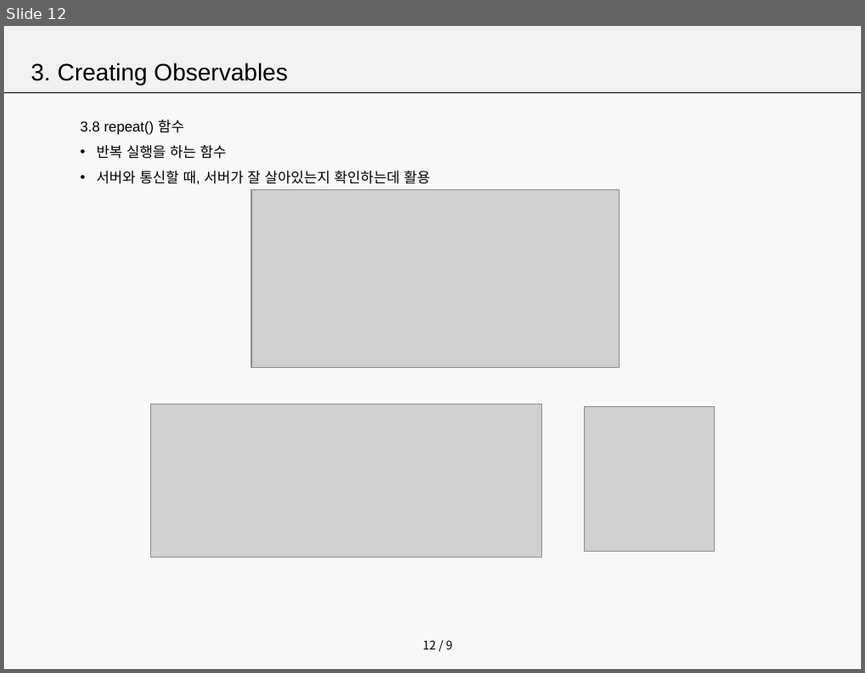
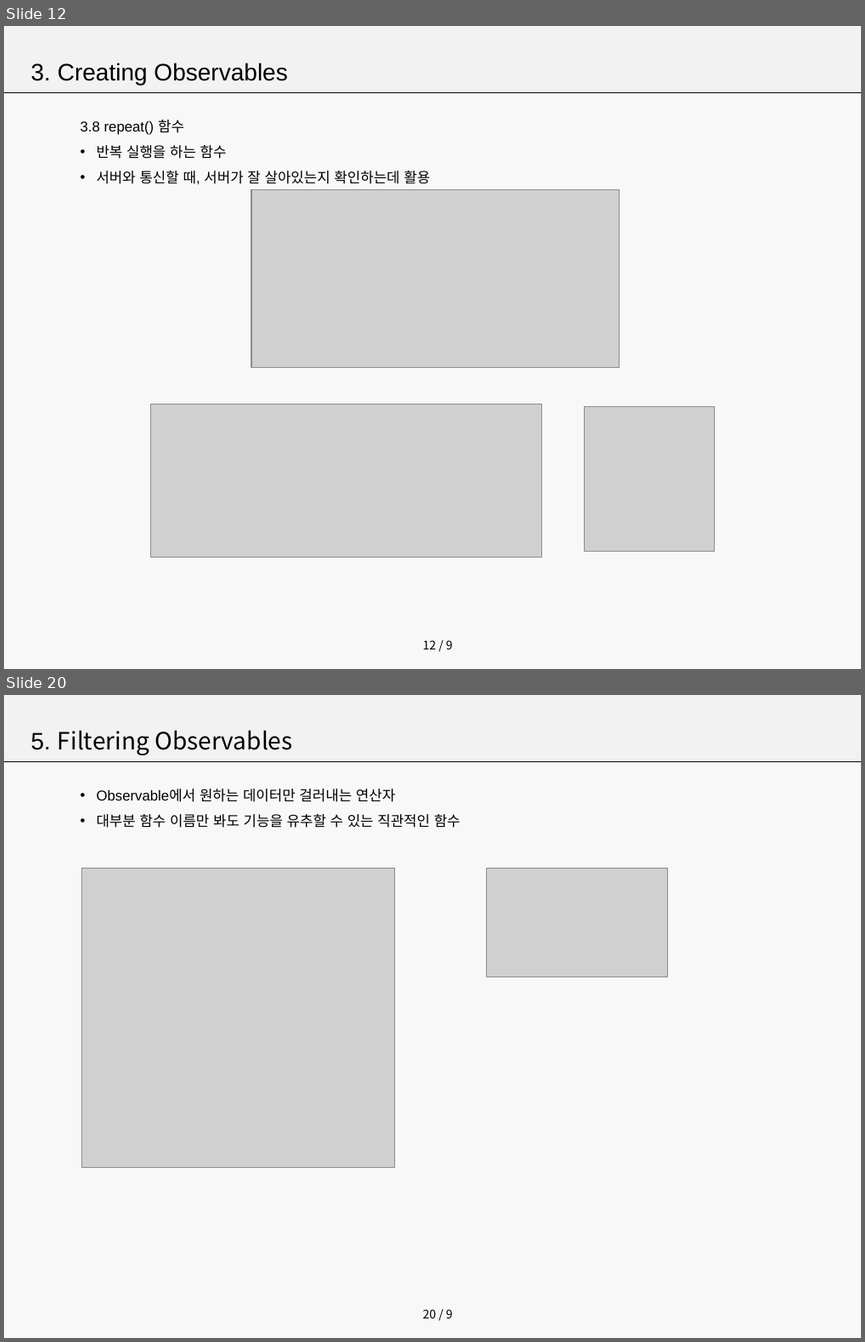
Before and after one commit to seoyoon630/RxDemo, a slide deck: RxJava.pptx. Shown one above the other, each under a label of ours: slide 12 before the commit, slides 12 and 20 after it; the slides between them are not shown. The pictures are 865x673 and 865x1342 pixels, drawn with LibreOffice and Linux fonts; fonts in the diff are those of the drawing; grey boxes stand for pictures. Boxes give left, top, right and bottom in pixels: in the first picture for what was removed or moved away, otherwise in the second. Text is boxed around its words. In the diff, an @@ line names an element or a change of style, - is before the commit and + after.

Commit message:
1. 필터링연산자 수정

```diff
--- a/RxJava.pptx
+++ b/RxJava.pptx
@@ slide 20 added at [4, 695, 861, 1338], background #F2F2F2 at 50% opacity; not listed: 3 template elements that a slide beside it also shows @@
@@ text added at [31, 730, 292, 755], 20 pt, text #000000 @@
+5. Filtering Observables
@@ text added at [97, 789, 460, 828], 12 pt, text #000000 @@
+• Observable에서 원하는 데이터만 걸러내는 연산자
+• 대부분 함수 이름만 봐도 기능을 유추할 수 있는 직관적인 함수
@@ picture added at [82, 868, 396, 1168] @@
@@ picture added at [487, 868, 667, 977] @@
```
Also in this commit, not shown: 8 other slides added, 2 slides removed, 7 other files.
